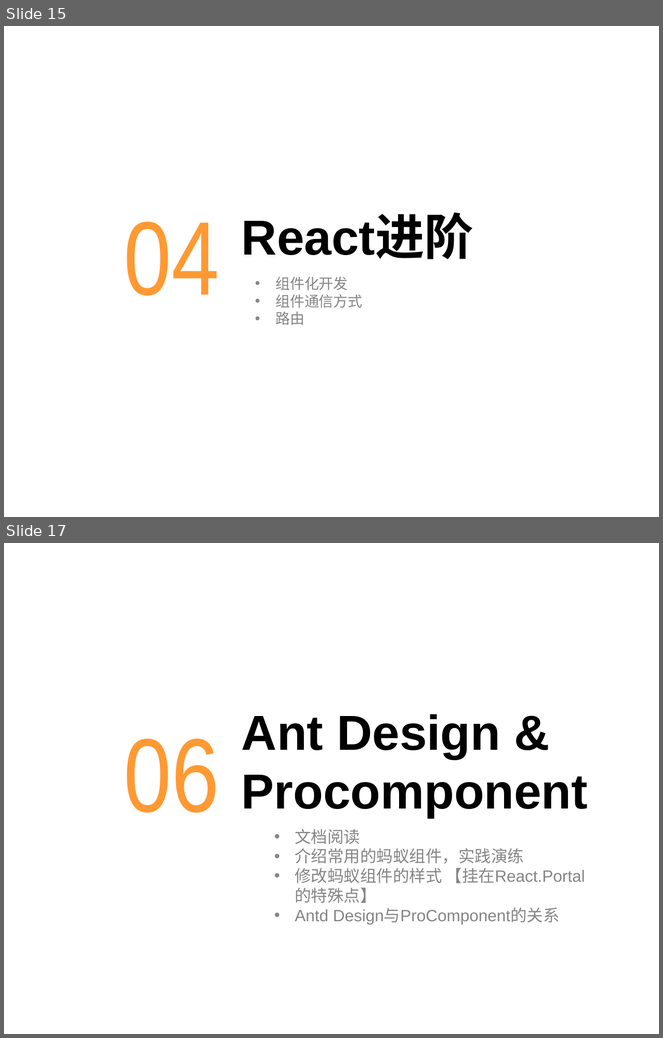
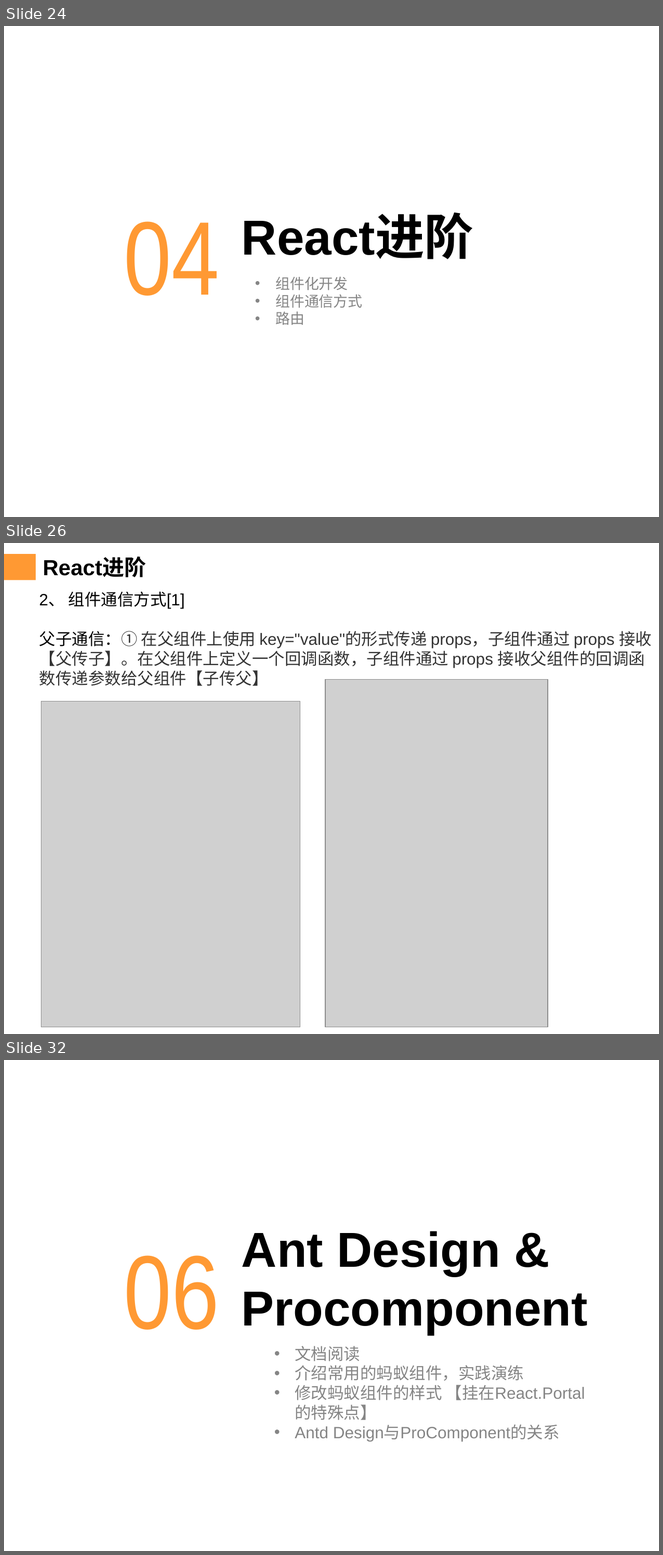
Before and after one commit to chenqiuli/JY_Peixun_1, a slide deck: PPT内容.pptx. Shown one above the other, each under a label of ours: slides 15 and 17 before the commit, slides 24, 26 and 32 after it; the slides between them are not shown. The pictures are 663x1038 and 663x1555 pixels, drawn with LibreOffice and Linux fonts; fonts in the diff are those of the drawing; grey boxes stand for pictures; background and template pictures are left out. Boxes give left, top, right and bottom in pixels: in the first picture for what was removed or moved away, otherwise in the second. Text is boxed around its words. In the diff, an @@ line names an element or a change of style, - is before the commit and + after.

Commit message:
react进阶

```diff
--- a/PPT内容.pptx
+++ b/PPT内容.pptx
@@ slide 26 added at [4,543,659,1034], background #FFFFFF; not listed: 1 template element that a slide beside it also shows @@
@@ rectangle added at [4,554,35,578], fill #FF9933 @@
@@ title added at [43,558,146,577], 24 pt, text #000000, bold @@
+React进阶
@@ text added at [39,591,652,686], 18 pt, text #333333 @@
+2、 组件通信方式[1]
+父子通信：① 在父组件上使用 key="value"的形式传递 props，子组件通过 props 接收【父传子】。在父组件上定义一个回调函数，子组件通过 props 接收父组件的回调函数传递参数给父组件【子传父】
@@ picture added at [326,679,548,1028] @@
@@ picture added at [41,702,300,1028] @@
@@ what was slide 15 is now slide 24 @@
@@ what was slide 17 is now slide 32 @@
```
Also in this commit, not shown: 3 slides changed, 15 other slides added, 1 slide removed, 20 other files.
